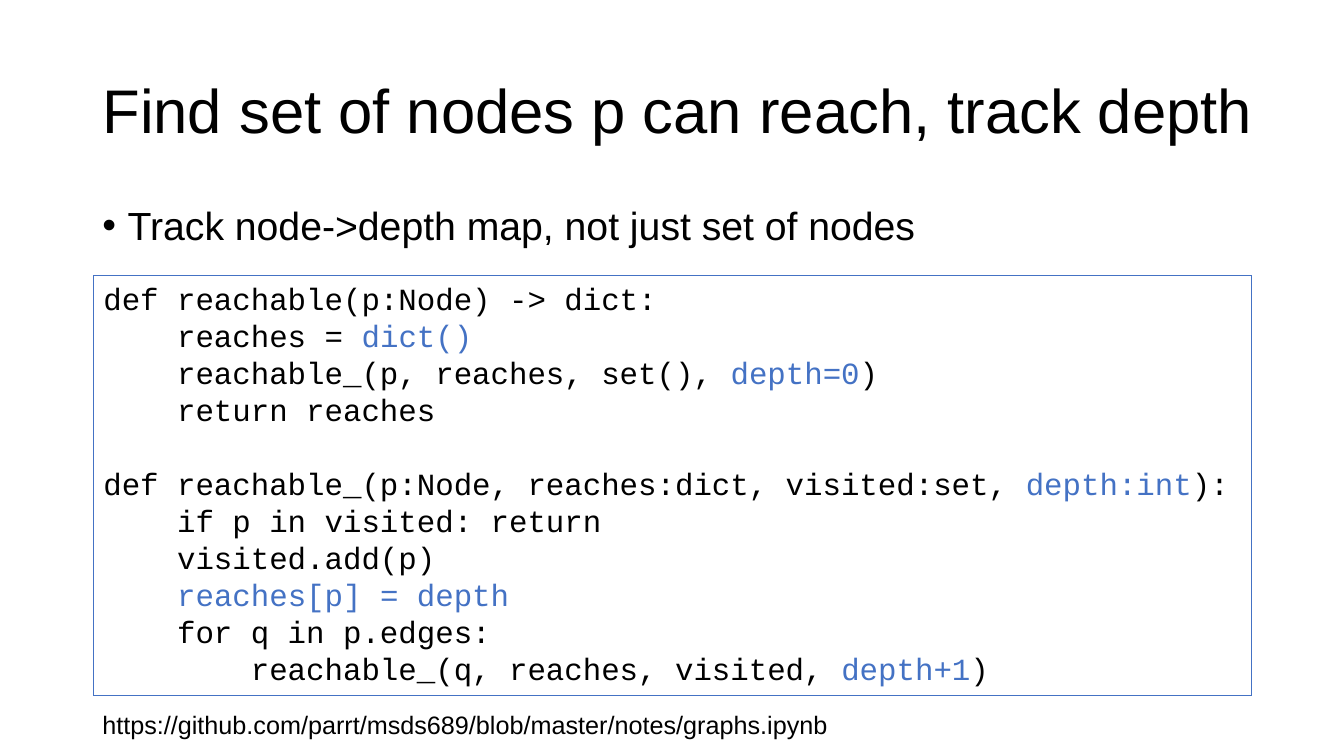
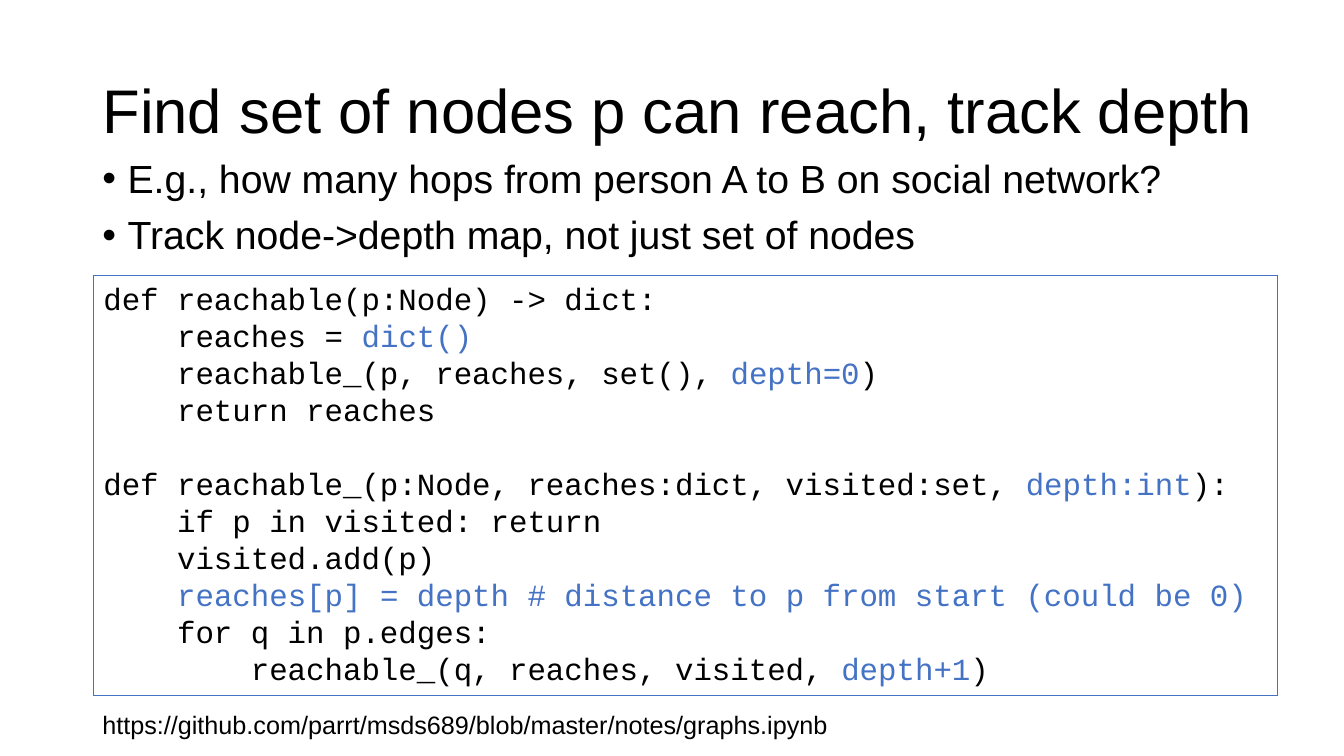
Before and after one commit to parrt/msds689, a slide deck: slide 13 of notes/graphs.pptx. Drawn at 1344x756 pixels with LibreOffice and Linux fonts; fonts in the diff are those of the drawing; background and template pictures are left out. Boxes give left, top, right and bottom in pixels: in the first picture for what was removed or moved away, otherwise in the second. Text is boxed around its words. In the diff, an @@ line names an element or a change of style, - is before the commit and + after.

```diff
--- a/notes/graphs.pptx
+++ b/notes/graphs.pptx
@@ text "E.g., how many hops from ...": place and size @@
-text "E.g., how many hops from ..." at (128,211,915,248)
+text "E.g., how many hops from ..." at (128,164,1161,257)
@@ text at (128,164,1161,201): paragraph added @@
+• E.g., how many hops from person A to B on social network?
@@ rectangle "def reachable(p:Node) -> dict:": place and size @@
-rectangle "def reachable(p:Node) -> dict:" at (94,275,1252,696)
+rectangle "def reachable(p:Node) -> dict:" at (94,275,1277,696)
@@ text in rectangle at (177,584,1247,613): text changed @@
-reaches[p] = depth
+reaches[p] = depth # distance to p from start (could be 0)
```
Also in this commit, not shown: 10 other slides changed, 2 other files.
